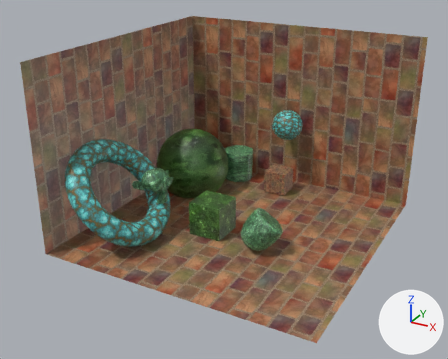
The COLLADA model Models/scene.dae as it was, and as the next commit left it.
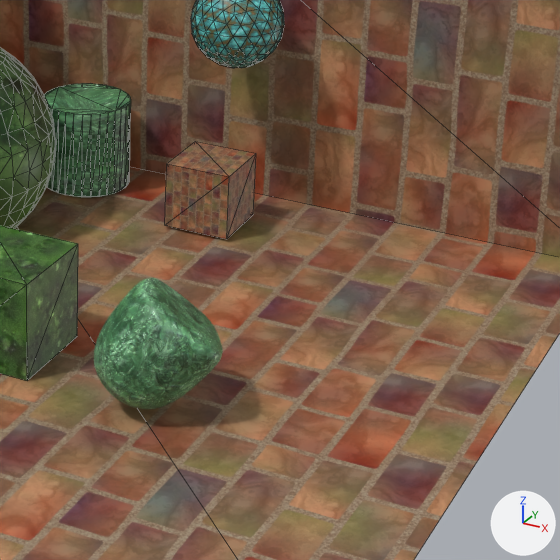
Old and new are each drawn whole from a 50 mm lens placed at (15.12, -29.44, 17.63), pointed at (-0.49, -1.05, 3.44) and again close up on the part from 47% to 88% of the width and 33% to 83% of the height. Arrows for +X, +Y and +Z are at lower right; the lights stay in place. The close-ups show mesh edges as thin lines. Where no turn or scale is listed for an object, it has been applied to the vertices.
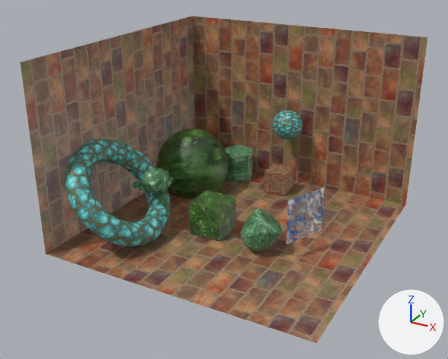
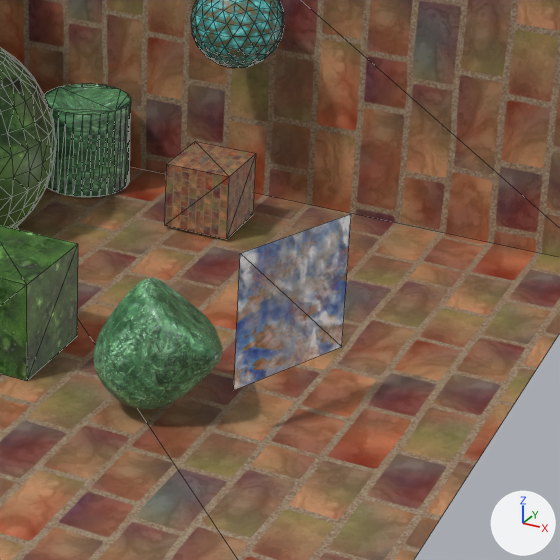
The change, as a list of edits to the scene's bpy script:
```text
Add img_clouds_c_png:
    img_clouds_c_png = load_image('clouds_c.png', 'clouds_c.png', 512, 512, 'sRGB')
Add mat_clouds_mat:
    mat_clouds_mat = principled_material('clouds_mat')
    mat_clouds_mat.texture = img_clouds_c_png  # with its transparency
    mat_clouds_mat.roughness = 0.44
Add me_plane_001:
    me_plane_001.from_pydata(...)  # 4 vertices, 2 faces; spans x -0.54..0.54, y -1.21..1.21, z -1.33..1.33
    me_plane_001.materials.append(mat_clouds_mat)  # picture img_clouds_c_png
Add ob_plane_001:
    ob_plane_001 = bpy.data.objects.new('Plane_001', me_plane_001)
    ob_plane_001.location = (4.48, -0.93, 2.29)
```

Changed parts and their boxes [x1, y1, x2, y2] in the close-ups (560 x 560 px):
'Plane_001', added
    after: [234, 214, 351, 390]
